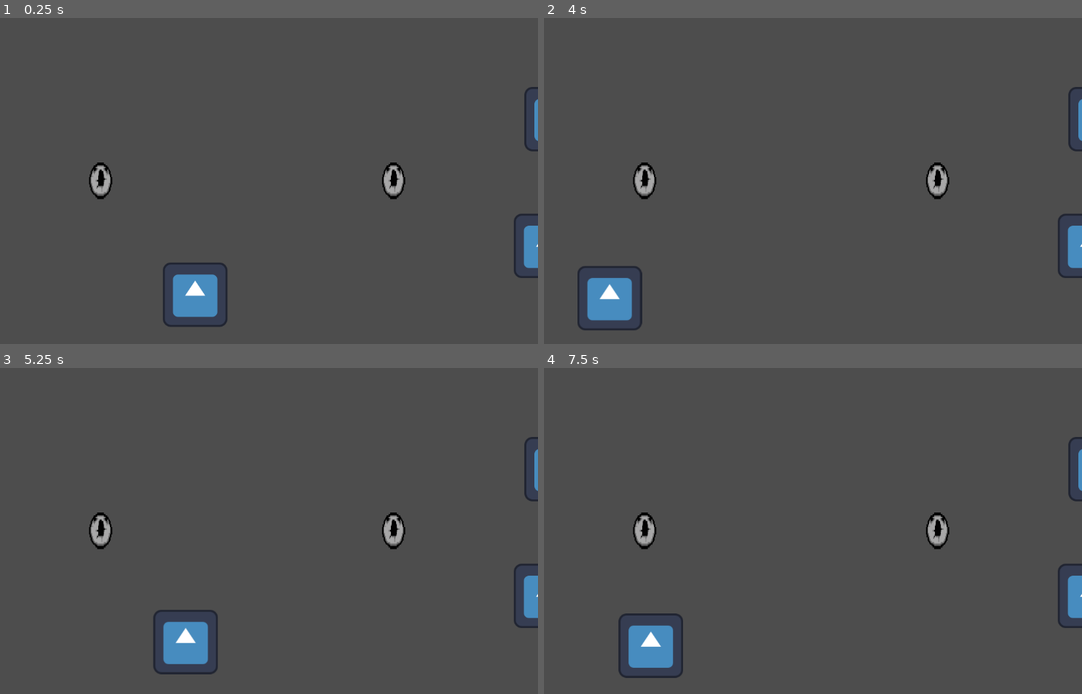
Above: before the commit, frames 1-4 (two rows, left to right).
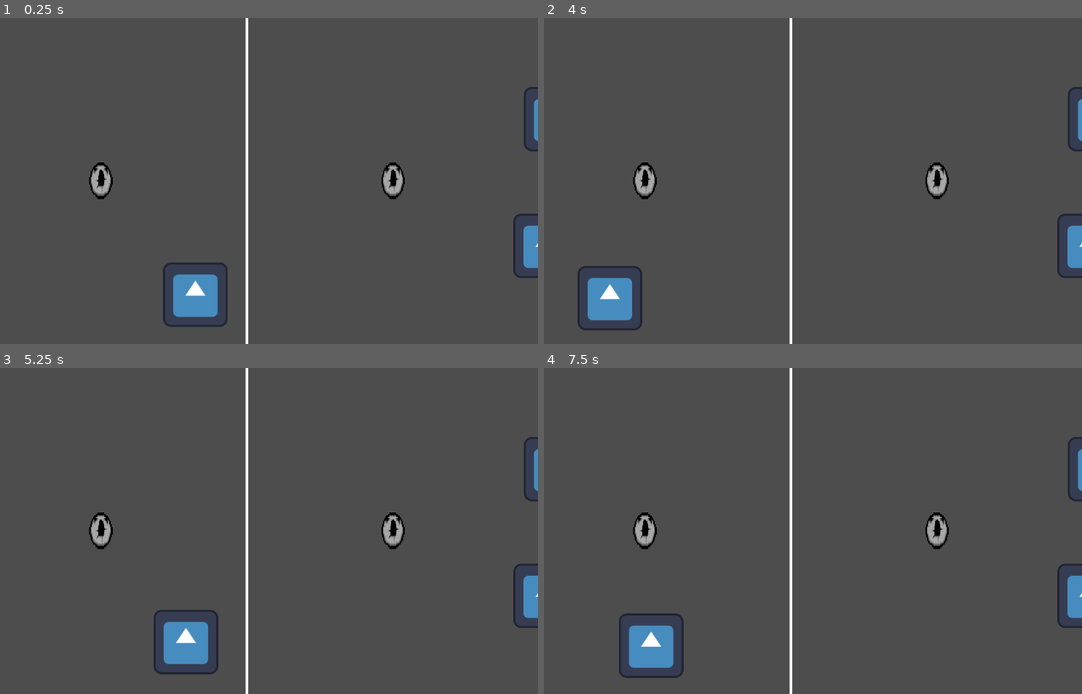
Above: after the commit, the same moments.

Repository: Shibe53/breakcore
Game: Godot game, scene res://game_scene.tscn
Same seed, same stepped clock (60 frames per second), same inputs: the game is played once before the commit and once after it. The engine's default icon, where the game draws it, is replaced by a stand-in: a white triangle on a blue panel in a dark square.
Inputs:
- Up to frame 1 (0.25 s): no input
- Up to frame 2 (4 s): tap Enter at 0.5 s; hold D (p1_move_right) 0.53-1.28 s; hold S (p1_move_down) 1.28-2.03 s; hold D (p1_move_right) 2.03-2.78 s; hold W (p1_move_up) 2.78-3.53 s; hold A (p1_move_left) from 3.53 s (still down)
- Up to frame 3 (5.25 s): release A (p1_move_left) at 5.03 s; hold S (p1_move_down) from 5.03 s (still down)
- Up to frame 4 (7.5 s): release S (p1_move_down) at 5.78 s; hold D (p1_move_right) 5.78-6.53 s; hold W (p1_move_up) 6.53-7.28 s; hold D (p1_move_right) from 7.28 s (still down)

The runs differ from the first frame. In frame 1, 0.8% of the frame differs, in the area x 16-100%, y 0-100%; in frame 2, 0.8%; in frame 3, 0.8%; in frame 4, 0.9%, in the area x 13-100%, y 0-100%.

Commit message:
Color rect fix

Diff:
--- a/game_scene.tscn
+++ b/game_scene.tscn
@@ -20,6 +20,7 @@
 anchor_bottom = 1.0
 grow_horizontal = 2
 grow_vertical = 2
+theme_override_constants/separation = 0
 
 [node name="LeftViewportContainer" type="SubViewportContainer" parent="HBoxContainer"]
 layout_mode = 2
@@ -29,7 +30,7 @@
 [node name="LeftSubViewport" type="SubViewport" parent="HBoxContainer/LeftViewportContainer"]
 unique_name_in_owner = true
 handle_input_locally = false
-size = Vector2i(572, 648)
+size = Vector2i(573, 648)
 render_target_update_mode = 4
 
 [node name="LeftCamera" type="Camera2D" parent="HBoxContainer/LeftViewportContainer/LeftSubViewport"]
@@ -39,8 +40,8 @@
 unique_name_in_owner = true
 
 [node name="ColorRect" type="ColorRect" parent="HBoxContainer"]
+custom_minimum_size = Vector2(5, 0)
 layout_mode = 2
-color = Color(1, 0, 1, 1)
 
 [node name="RightViewportContainer2" type="SubViewportContainer" parent="HBoxContainer"]
 layout_mode = 2
@@ -50,7 +51,7 @@
 [node name="RightSubViewport" type="SubViewport" parent="HBoxContainer/RightViewportContainer2"]
 unique_name_in_owner = true
 handle_input_locally = false
-size = Vector2i(572, 648)
+size = Vector2i(574, 648)
 render_target_update_mode = 4
 
 [node name="RightCamera" type="Camera2D" parent="HBoxContainer/RightViewportContainer2/RightSubViewport"]
